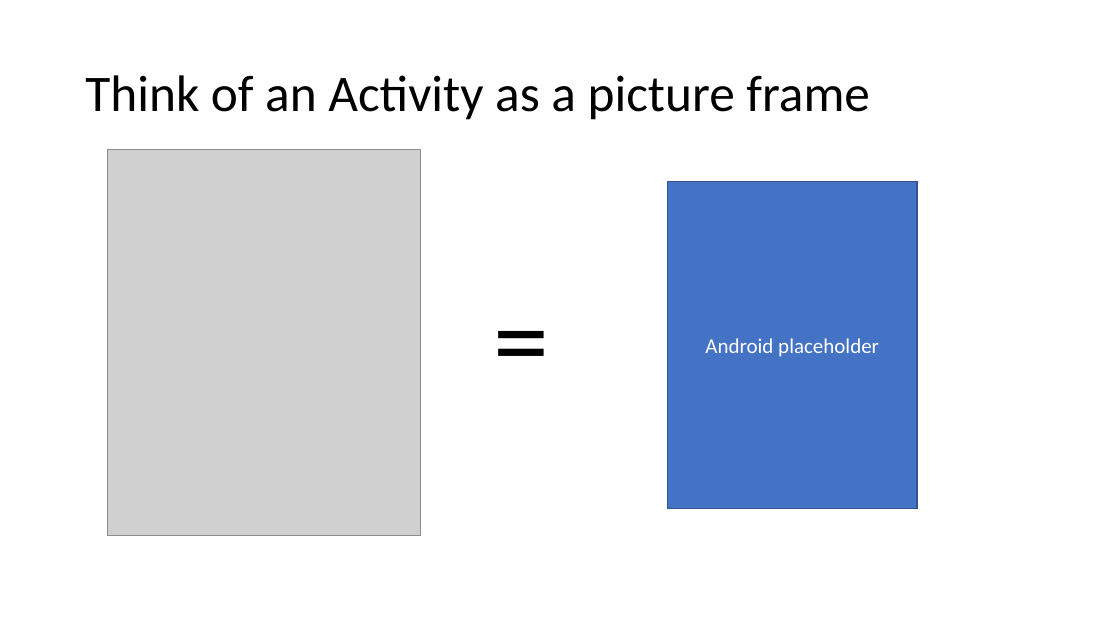
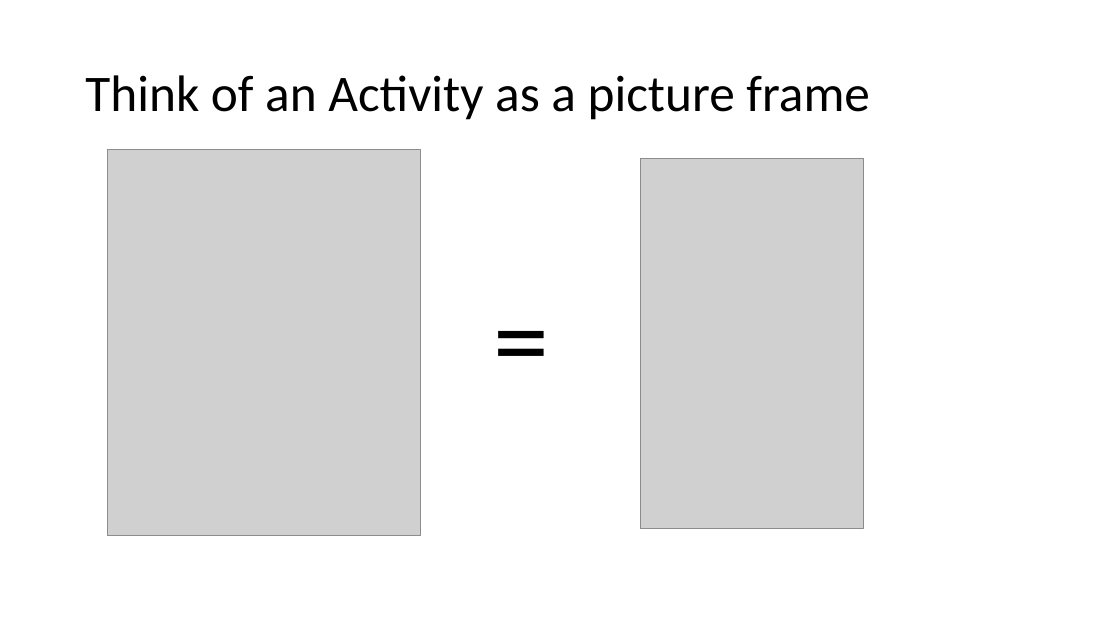
Before and after one commit to Batch-xx/Android-Lunch-Learn, a slide deck: slide 8 of slides/Android Studio_Activities_Fragments.pptx (slide 6 before the commit). Drawn at 1120x630 pixels with LibreOffice and Linux fonts; fonts in the diff are those of the drawing; grey boxes stand for pictures. Boxes give left, top, right and bottom in pixels: in the first picture for what was removed or moved away, otherwise in the second. Text is boxed around its words. In the diff, an @@ line names an element or a change of style, - is before the commit and + after.

Commit message:
completed activity slides

```diff
--- a/slides/Android Studio_Activities_Fragments.pptx
+++ b/slides/Android Studio_Activities_Fragments.pptx
@@ picture added at box(640, 158, 863, 528) @@
@@ rectangle removed at box(668, 181, 918, 509) @@
-Android placeholder
```
Also in this commit, not shown: 2 other slides changed, 8 slides added, 2 slides removed, 5 other files.
